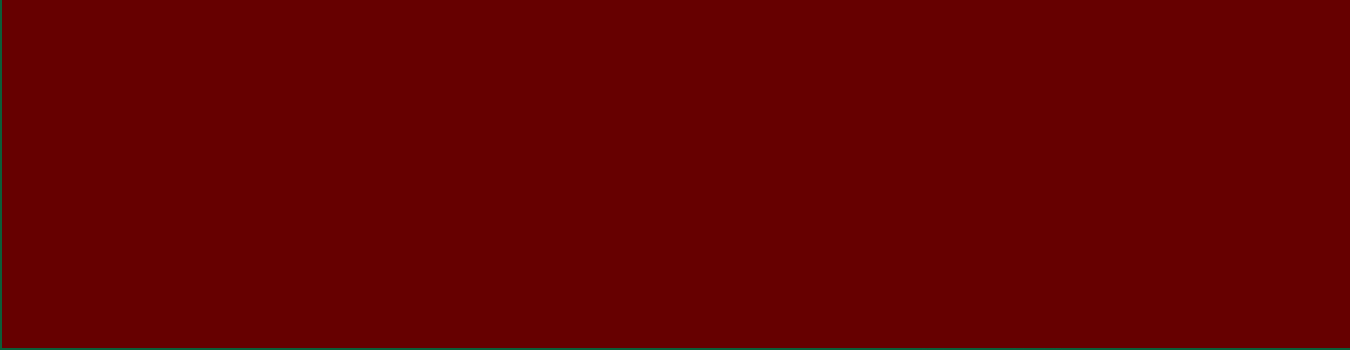
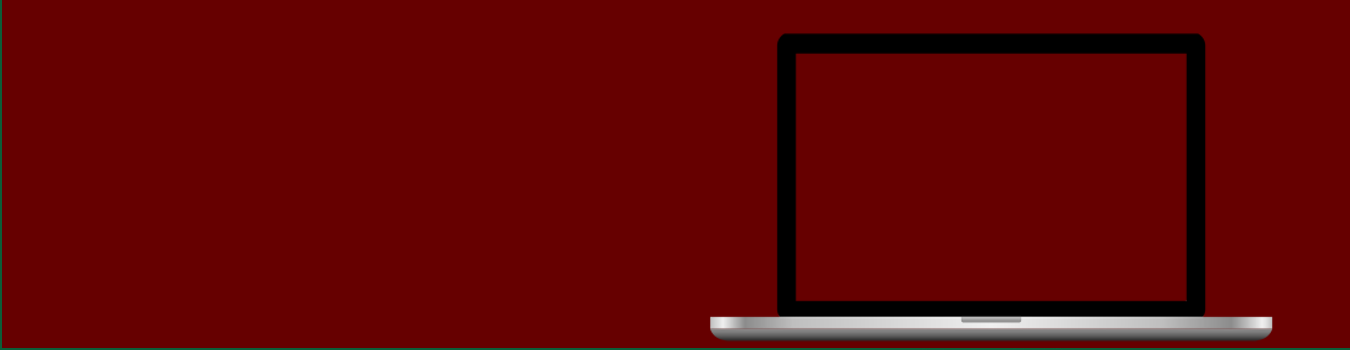
Layers edited between the first and the second 1350×350 image:
moved "projectview" above "overlay", painted on it over [709, 33, 1274, 342]
